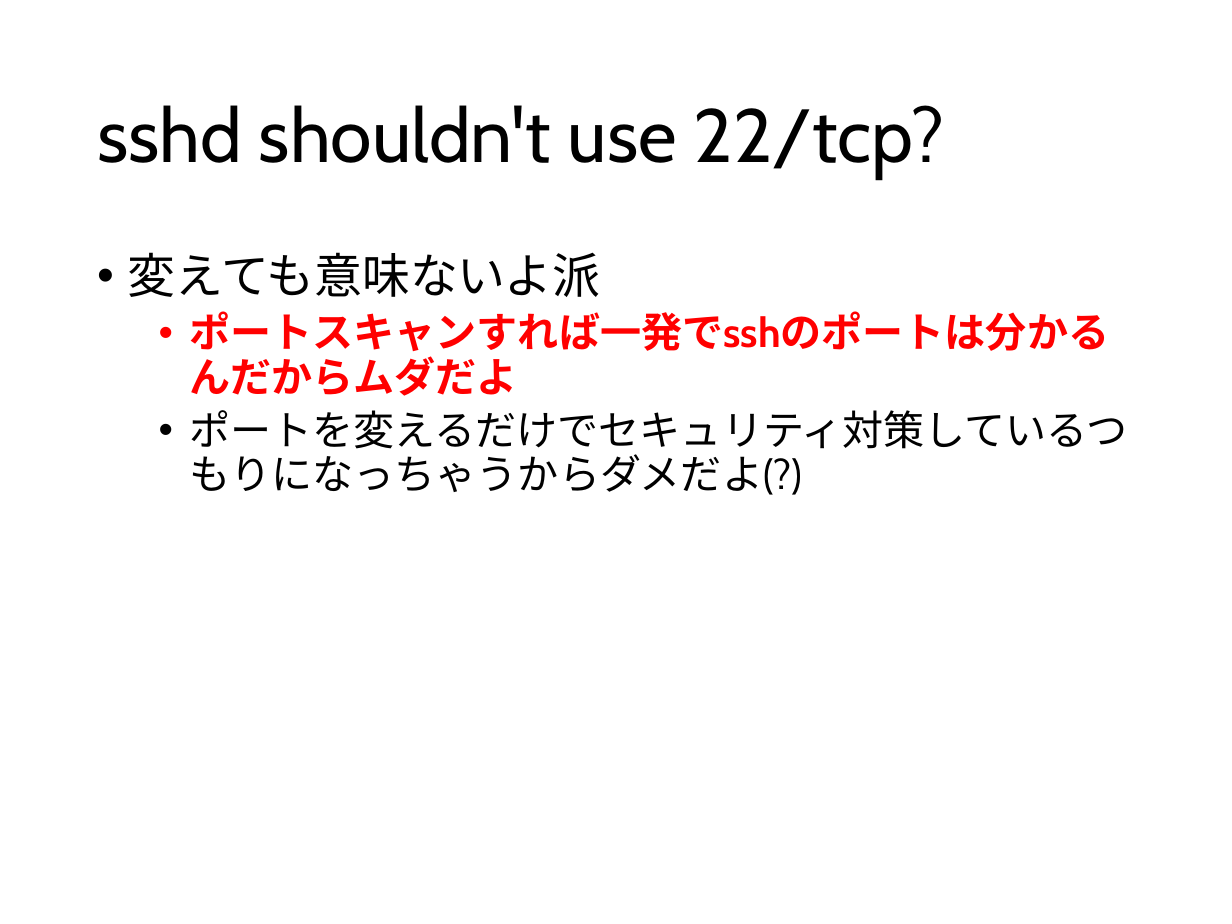
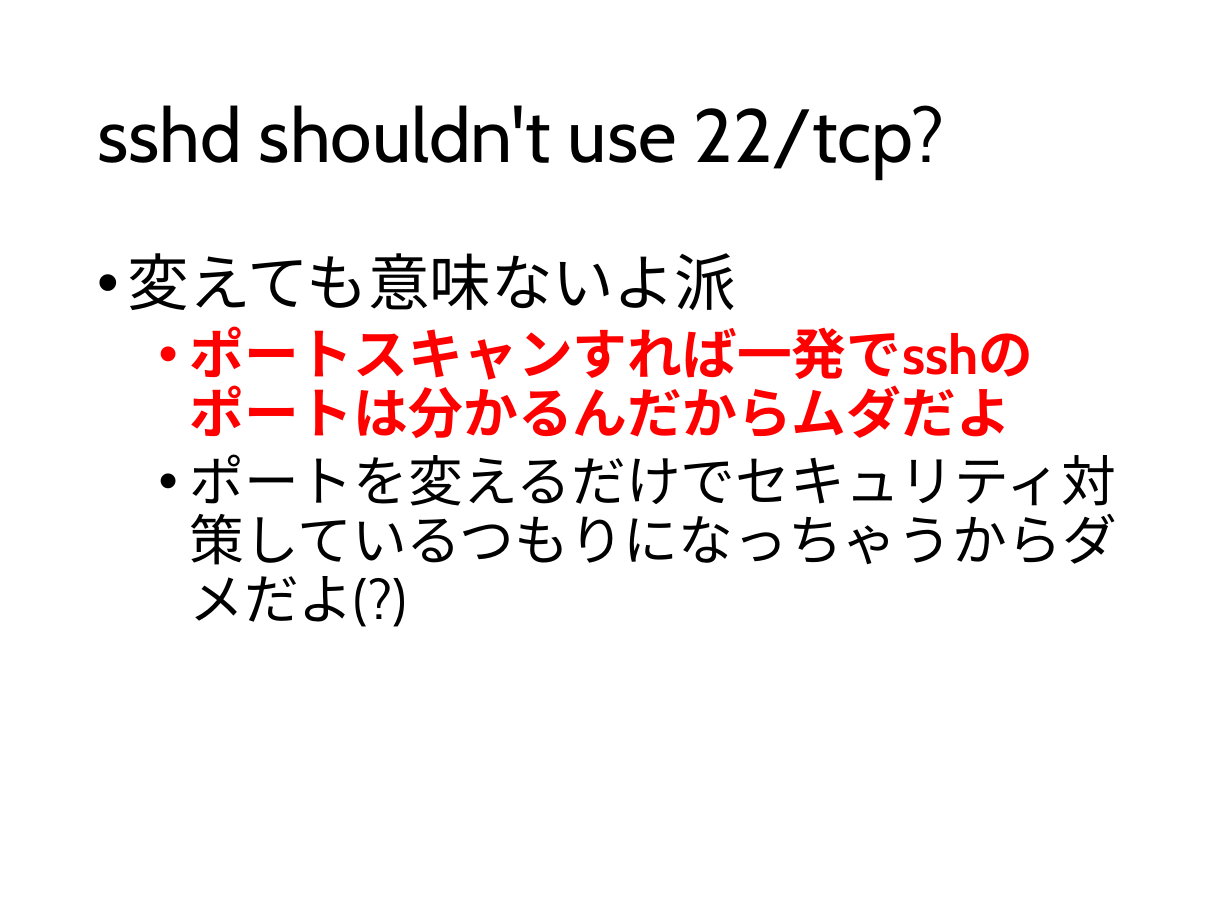
Before and after one commit to ozuma/sumida_sec, a slide deck: slide 33 of 2015-no.2/ppt/00_ozuma.pptx (slide 29 before the commit). Drawn at 1232x924 pixels with LibreOffice and Linux fonts; fonts in the diff are those of the drawing. Boxes give left, top, right and bottom in pixels: in the first picture for what was removed or moved away, otherwise in the second. Text is boxed around its words. In the diff, an @@ line names an element or a change of style, - is before the commit and + after.

```diff
--- a/2015-no.2/ppt/00_ozuma.pptx
+++ b/2015-no.2/ppt/00_ozuma.pptx
@@ text "変えても意味ないよ派" at [128,253,1116,627]: size 28 to 36 pt in "変えても意味ないよ派"; size 24 to 32 pt in "ポートスキャンすれば一発でsshのポートは分かるんだからムダだよ", "ポートを変えるだけでセキュリティ対策しているつもりになっちゃうからダメだよ(?)" @@
```
Also in this commit, not shown: 6 other slides changed, 8 slides added, 4 slides removed, 1 other file.
